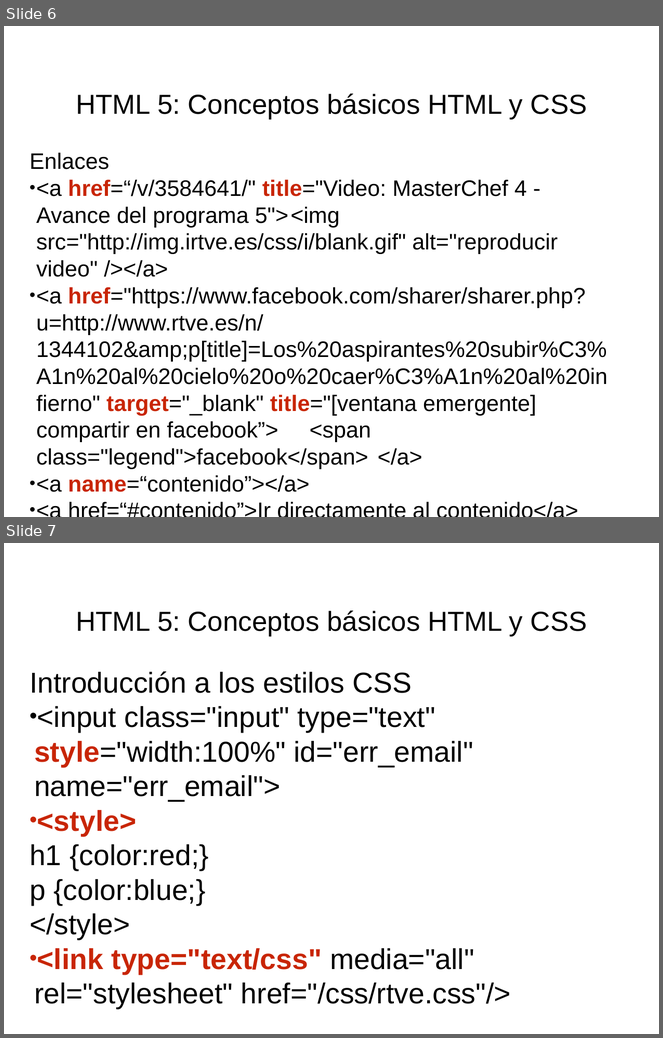
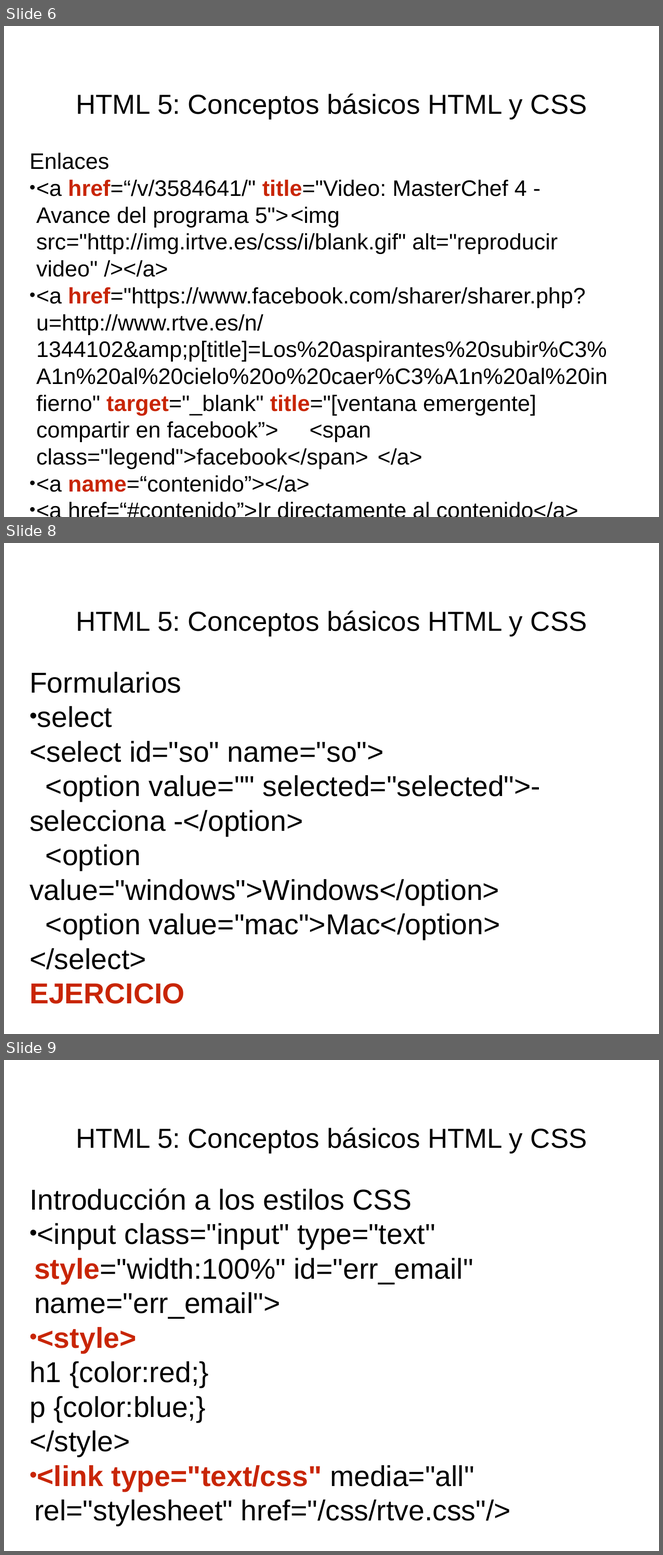
Before and after one commit to fitamix/HTML5, a slide deck: Tema2/Tema2-Presentacion.ppt. Shown one above the other, each under a label of ours: slides 6 and 7 before the commit, slides 6, 8 and 9 after it; the slides between them are not shown. The pictures are 663x1038 and 663x1555 pixels, drawn with LibreOffice and Linux fonts; fonts in the diff are those of the drawing. Boxes give left, top, right and bottom in pixels: in the first picture for what was removed or moved away, otherwise in the second. Text is boxed around its words. In the diff, an @@ line names an element or a change of style, - is before the commit and + after.

```diff
--- a/Tema2/Tema2-Presentacion.ppt
+++ b/Tema2/Tema2-Presentacion.ppt
@@ slide 8 added at [4, 543, 659, 1034], background #FFFFFF @@
@@ title added at [76, 611, 587, 637], 43 pt, text #000000 @@
+HTML 5: Conceptos básicos HTML y CSS
@@ subtitle added at [29, 672, 541, 1004], 45 pt, text #000000 @@
+Formularios
+• select
+  <select id="so" name="so">
+  <option value="" selected="selected">- selecciona -</option>
+  <option value="windows">Windows</option>
+  <option value="mac">Mac</option>
+  </select>
+  EJERCICIO
@@ what was slide 7 is now slide 9 @@
```
Also in this commit, not shown: 1 slide changed, 1 other slide added, 12 other files.
